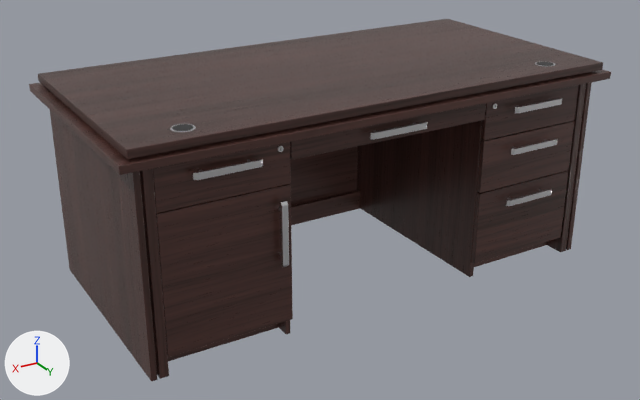
One commit to the Blender file 3d/ofis_stoli/source/OfisStoli.blend: the scene before it, then after it.
The view is the same before and after, from a 50 mm lens placed at (1.61, 2.63, 1.57), pointed at (0.05, 0.03, 0.27). The lights are fixed; the arrows at lower left show +X, +Y and +Z. The picture after the commit comes second.

In view in the first picture: 'Eshik_Chap', 'Stol_Korpus', 'Tortma_Chap_1', 'Tortma_Markaz', 'Tortma_Ong_1', 'Tortma_Ong_2', 'Tortma_Ong_3'.
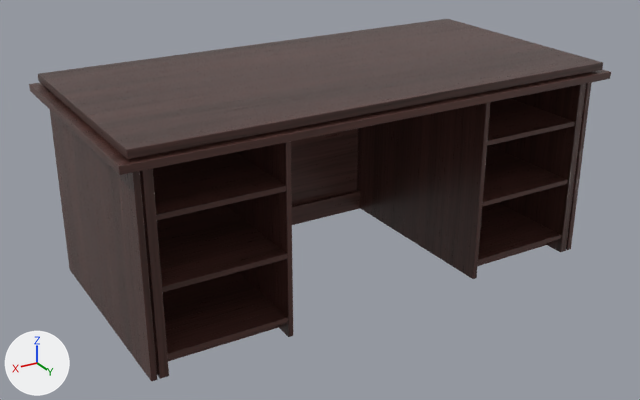
What differs and where, as boxes [x1, y1, x2, y2] in the pictures (640 x 400 px; the box of a moved part takes in the faces that stretch with it):
'Eshik_Chap', deleted: before [156, 184, 293, 357]
    faces in mat_yogoch_4a2f2a: [156, 184, 293, 357]
    faces in mat_metall_alyuminiy (white #e7e7ea): [278, 201, 289, 268]
'Tortma_Ong_3', deleted: before [471, 171, 568, 264]
    faces in mat_yogoch_4a2f2a: [471, 171, 568, 264]
    faces in mat_metall_alyuminiy (white #e7e7ea): [506, 189, 552, 206]
'Tortma_Chap_1', deleted: before [153, 142, 291, 213]
    faces in mat_yogoch_4a2f2a: [153, 142, 291, 213]
    faces in mat_metall_alyuminiy (white #e7e7ea): [193, 146, 284, 180]
'Tortma_Ong_2', deleted: before [477, 121, 574, 193]
    faces in mat_yogoch_4a2f2a: [477, 121, 574, 193]
    faces in mat_metall_alyuminiy (white #e7e7ea): [511, 138, 558, 155]
'Tortma_Markaz', deleted: before [290, 103, 486, 160]
    faces in mat_yogoch_4a2f2a: [290, 103, 486, 160]
    faces in mat_metall_alyuminiy (white #e7e7ea): [370, 122, 428, 140]
'Tortma_Ong_1', deleted: before [481, 85, 579, 140]
    faces in mat_yogoch_4a2f2a: [481, 85, 579, 140]
    faces in mat_metall_alyuminiy (white #e7e7ea): [492, 98, 562, 113]
part 1 of me_stol_korpus, moved or reshaped (not visible before): after [157, 205, 287, 292]
part 2 of me_stol_korpus, added: after [482, 145, 568, 207]
part 3 of me_stol_korpus, added: after [487, 98, 575, 146]
part 4 of me_stol_korpus, deleted: before [170, 61, 555, 132]
part 5 of me_stol_korpus, moved or reshaped: before [357, 121, 482, 277]; after [357, 102, 561, 279]
part 6 of me_stol_korpus, moved or reshaped (mostly hidden before): before [278, 320, 290, 334]; after [153, 142, 293, 359]

What changed in the scene script:
```text
Change me_stol_korpus:
    used by ob_stol_korpus; parent = ob_ofisstoli; location = (0.0, 0.0, 0.0)
    remove me_stol_korpus.from_pydata(...)  # 2560 vertices, 2622 faces; spans x -0.93..0.93, y -0.47..0.47, z 0.0..0.76
    add me_stol_korpus.from_pydata(...)  # 1344 vertices, 1310 faces; spans x -0.93..0.93, y -0.47..0.47, z 0.0..0.76
    me_stol_korpus part 1: the loose piece of 56 vertices spanning x 0.4..0.82, y -0.35..0.38, z 0.29..0.31 is scaled about the mesh origin by (1, 1.08, 1)
    me_stol_korpus part 2: a new loose piece of 56 vertices spanning x -0.82..-0.4, y -0.37..0.42, z 0.29..0.31, in mat_yogoch_4a2f2a
    me_stol_korpus part 3: a new loose piece of 56 vertices spanning x -0.82..-0.4, y -0.37..0.42, z 0.52..0.54, in mat_yogoch_4a2f2a
    me_stol_korpus part 4: 14 loose pieces with 1328 vertices, spanning x -0.82..0.82, y -0.18..0.4, z 0.09..0.76, are deleted
    me_stol_korpus part 5
    56 vertices in x -0.82..-0.38, y 0.4, z 0.0..0.7 move by (0.0, 0.02, 0.0)
    me_stol_korpus part 6
    84 vertices in x 0.38..0.82, y 0.4, z 0.0..0.7 move by (0.0, 0.02, 0.0)
    remove me_stol_korpus.materials.append(mat_plastik_qora)  # black #212122
Remove ob_tortma_ong_1:
    ob_tortma_ong_1 = bpy.data.objects.new('Tortma_Ong_1', me_tortma_ong_1)
    ob_tortma_ong_1.parent = ob_ofisstoli
    ob_tortma_ong_1.location = (-0.602, 0.42, 0.544)
Remove ob_tortma_ong_2:
    ob_tortma_ong_2 = bpy.data.objects.new('Tortma_Ong_2', me_tortma_ong_2)
    ob_tortma_ong_2.parent = ob_ofisstoli
    ob_tortma_ong_2.location = (-0.602, 0.42, 0.346)
Remove ob_tortma_ong_3:
    ob_tortma_ong_3 = bpy.data.objects.new('Tortma_Ong_3', me_tortma_ong_3)
    ob_tortma_ong_3.parent = ob_ofisstoli
    ob_tortma_ong_3.location = (-0.602, 0.42, 0.064)
Remove ob_tortma_chap_1:
    ob_tortma_chap_1 = bpy.data.objects.new('Tortma_Chap_1', me_tortma_chap_1)
    ob_tortma_chap_1.parent = ob_ofisstoli
    ob_tortma_chap_1.location = (0.602, 0.42, 0.544)
Remove ob_tortma_markaz:
    ob_tortma_markaz = bpy.data.objects.new('Tortma_Markaz', me_tortma_markaz)
    ob_tortma_markaz.parent = ob_ofisstoli
    ob_tortma_markaz.location = (0.0, 0.42, 0.62)
Remove ob_eshik_chap:
    ob_eshik_chap = bpy.data.objects.new('Eshik_Chap', me_eshik_chap)
    ob_eshik_chap.parent = ob_ofisstoli
    ob_eshik_chap.location = (0.82, 0.42, 0.064)
```
